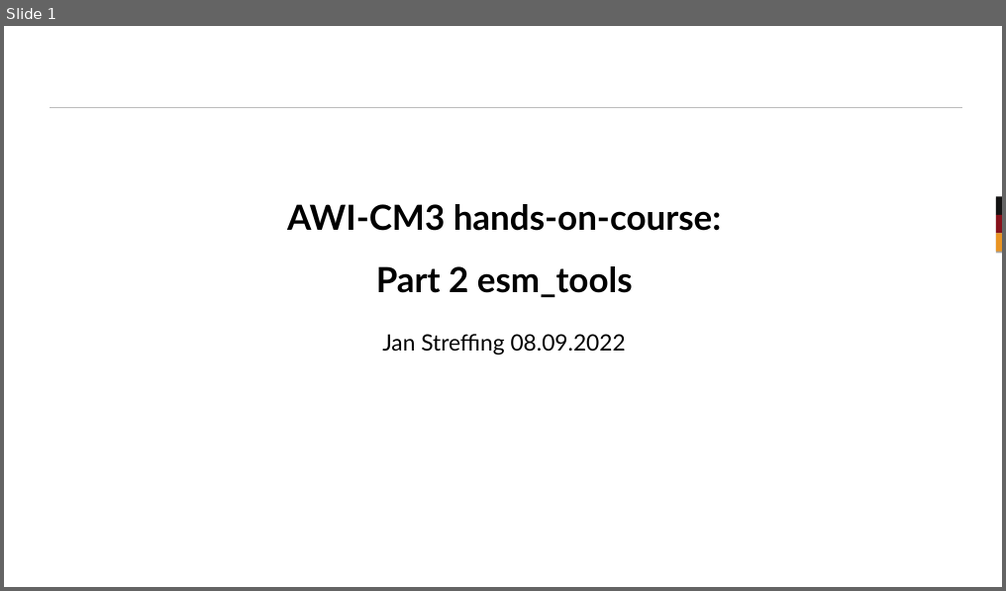
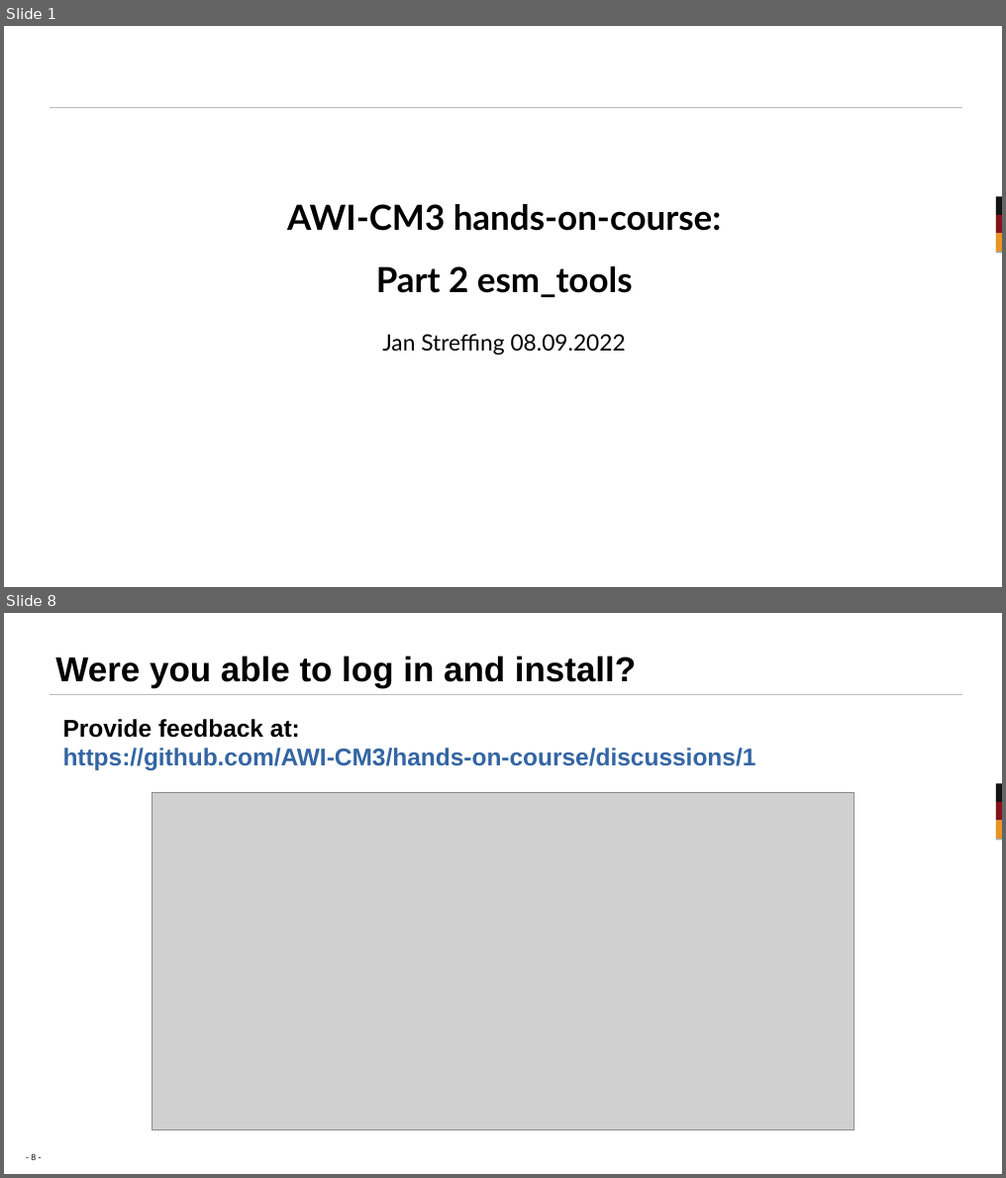
Before and after one commit to AWI-CM3/hands-on-course, a slide deck: 02_install_esm_tools.odp. Shown one above the other, each under a label of ours: slide 1 before the commit, slides 1 and 8 after it; the slides between them are not shown. The pictures are 1006x591 and 1006x1178 pixels, drawn with LibreOffice and Linux fonts; fonts in the diff are those of the drawing; grey boxes stand for pictures; background and template pictures are left out. Boxes give left, top, right and bottom in pixels: in the first picture for what was removed or moved away, otherwise in the second. Text is boxed around its words. In the diff, an @@ line names an element or a change of style, - is before the commit and + after.

Commit message:
adding install odps

```diff
--- a/02_install_esm_tools.odp
+++ b/02_install_esm_tools.odp
@@ slide 8 added at (x1=4, y1=613, x2=1002, y2=1174), background #FFFFFF; not listed: 4 template elements that a slide beside it also shows @@
@@ text added at (x1=55, y1=656, x2=636, y2=688), 40 pt, text #000000, bold @@
+Were you able to log in and install?
@@ text added at (x1=63, y1=719, x2=756, y2=770), 28 pt, text #3465A4, bold @@
+Provide feedback at:
+https://github.com/AWI-CM3/hands-on-course/discussions/1
@@ picture added at (x1=152, y1=792, x2=854, y2=1130) @@
@@ page number added at (x1=31, y1=1155, x2=36, y2=1160), 10 pt, text #000000 @@
+- 8 -
```
Also in this commit, not shown: 6 other slides added, 2 other files.
